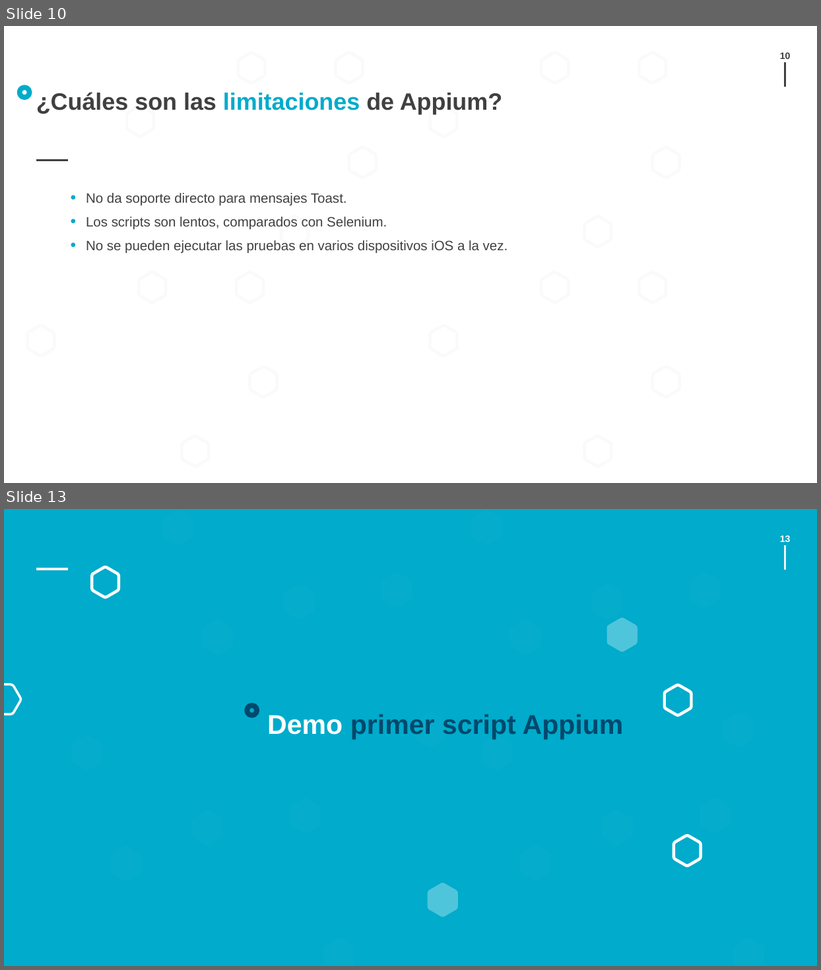
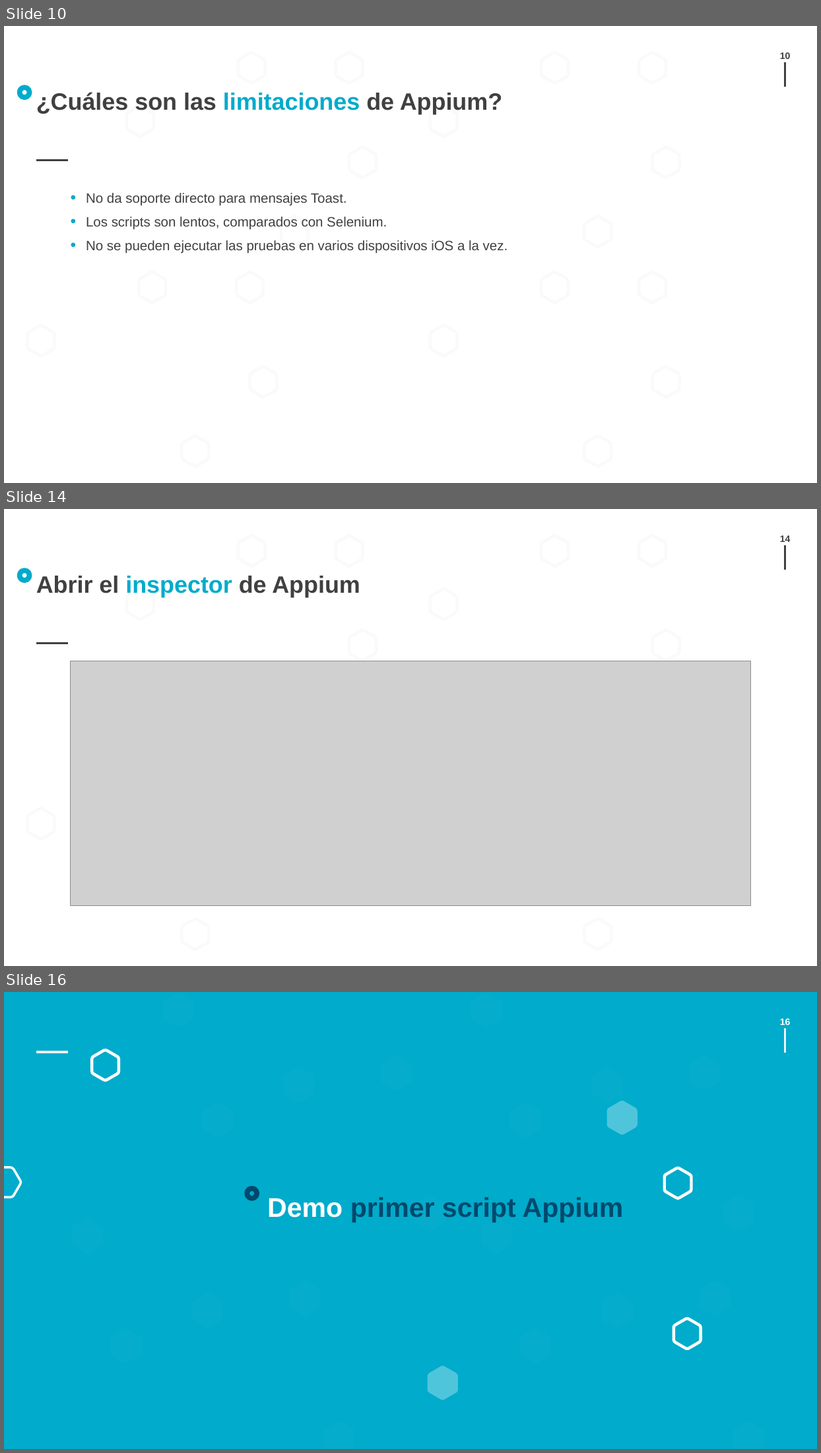
Before and after one commit to manzanero/appium-exposition-es, a slide deck: 2022-03-10__Appium__Alejandro_Manzanero.pptx. Shown one above the other, each under a label of ours: slides 10 and 13 before the commit, slides 10, 14 and 16 after it; the slides between them are not shown. The pictures are 821x970 and 821x1453 pixels, drawn with LibreOffice and Linux fonts; fonts in the diff are those of the drawing; grey boxes stand for pictures; background and template pictures are left out. Boxes give left, top, right and bottom in pixels: in the first picture for what was removed or moved away, otherwise in the second. Text is boxed around its words. In the diff, an @@ line names an element or a change of style, - is before the commit and + after.

```diff
--- a/2022-03-10__Appium__Alejandro_Manzanero.pptx
+++ b/2022-03-10__Appium__Alejandro_Manzanero.pptx
@@ slide 14 added at (4, 509, 817, 966), background #FFFFFF; not listed: 14 template elements that a slide beside it also shows @@
@@ page number added at (780, 535, 791, 542), 11 pt, text #404040, bold @@
+14
@@ title added at (36, 576, 360, 597), 28 pt, text #404040, bold @@
+Abrir el inspector de Appium
@@ picture added at (71, 661, 750, 906) @@
@@ what was slide 13 is now slide 16 @@
@@ page number at (780, 1018, 791, 1025): text changed @@
-13
+16
```
Also in this commit, not shown: 5 slides changed, 5 other slides added, 1 other file.
